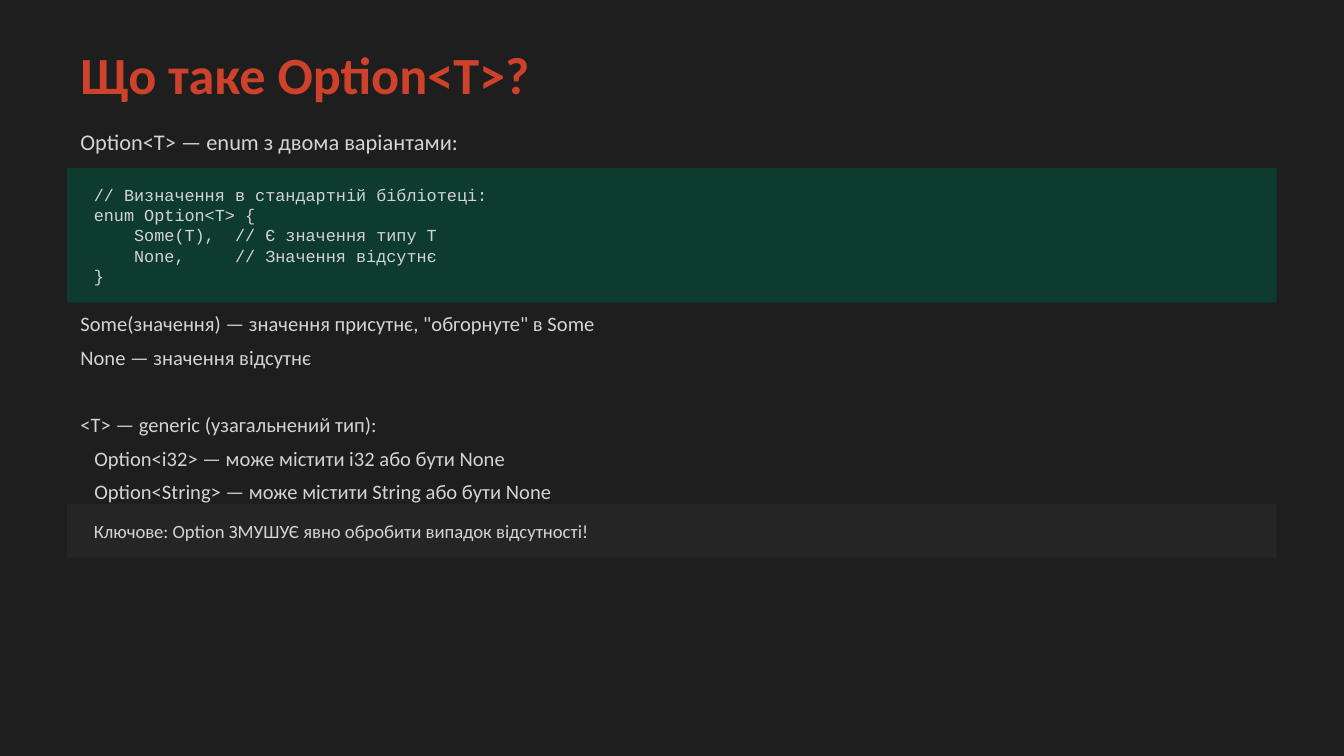
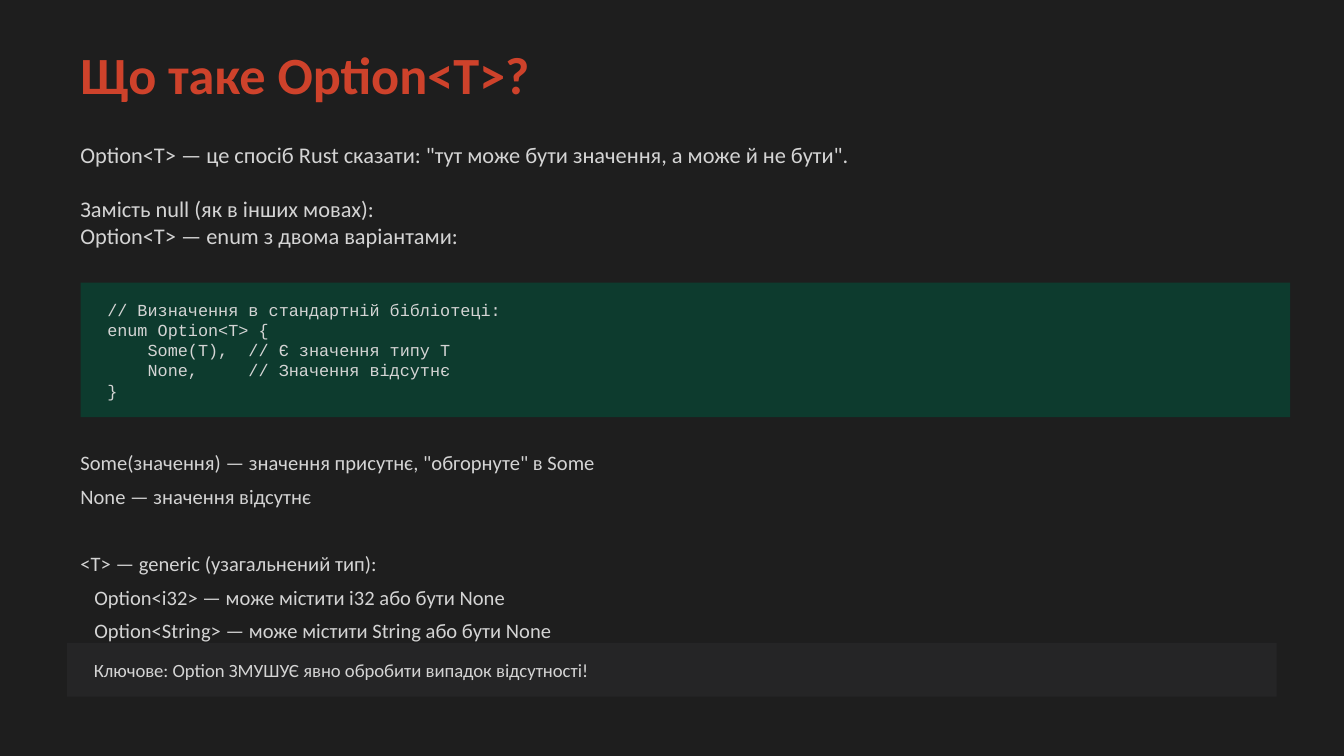
Before and after one commit to oleksiibychkov/rust-mas-textbook, a slide deck: slide 13 of src/lectures/ppt/Лекція_2_Rust_Розширена.pptx. Drawn at 1344x756 pixels with LibreOffice and Linux fonts; fonts in the diff are those of the drawing. Boxes give left, top, right and bottom in pixels: in the first picture for what was removed or moved away, otherwise in the second. Text is boxed around its words. In the diff, an @@ line names an element or a change of style, - is before the commit and + after.

```diff
--- a/src/lectures/ppt/Лекція_2_Rust_Розширена.pptx
+++ b/src/lectures/ppt/Лекція_2_Rust_Розширена.pptx
@@ text at (80, 147, 848, 220): paragraphs added @@
+Option<T> — це спосіб Rust сказати: "тут може бути значення, а може й не бути".
+Замість null (як в інших мовах):
@@ rectangle: place and size @@
-rectangle at (67, 168, 1277, 302)
+rectangle at (81, 282, 1290, 417)
@@ text "// Визначення в стандартній бібліотеці:": place and size @@
-text "// Визначення в стандартній бібліотеці:" at (94, 188, 487, 266)
+text "// Визначення в стандартній бібліотеці:" at (107, 303, 501, 380)
@@ 2 texts, 1 rectangle: place and size @@
-2 texts, 1 rectangle at (67, 316, 1277, 558)
+2 texts, 1 rectangle at (67, 455, 1277, 696)
```
Also in this commit, not shown: 10 other slides changed, 5 slides added, 1 other file.
